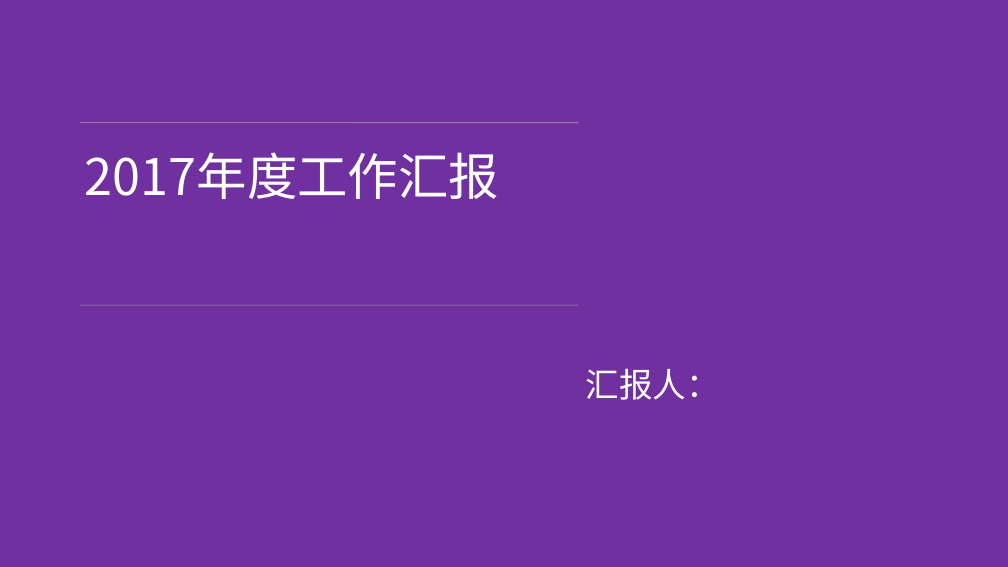
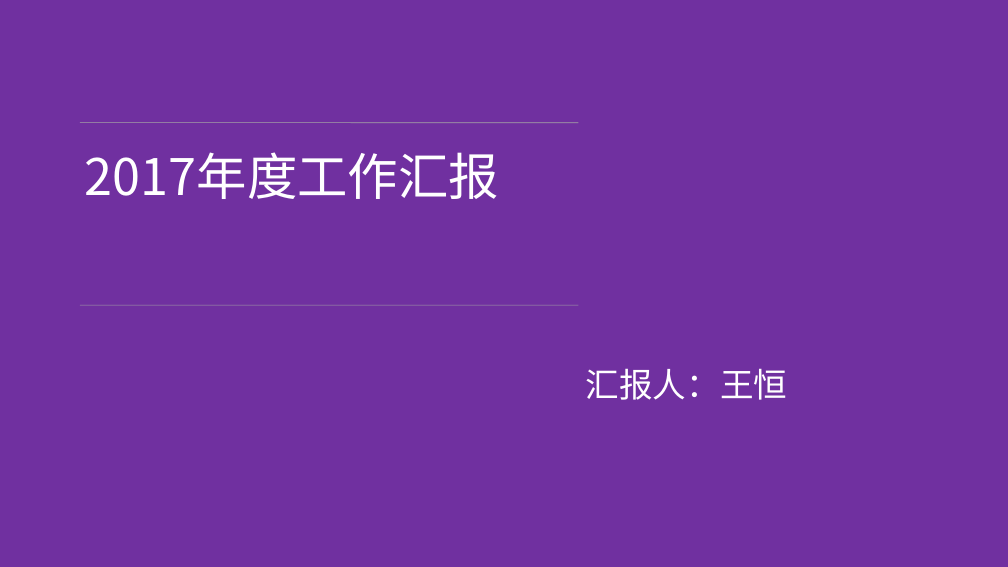
Before and after one commit to hilockman/bookmark-backup, a slide deck: slide 1 of document/company/2017年度工作汇报_姓名.ppt. Drawn at 1008x567 pixels with LibreOffice and Linux fonts; fonts in the diff are those of the drawing. Boxes give left, top, right and bottom in pixels: in the first picture for what was removed or moved away, otherwise in the second. Text is boxed around its words. In the diff, an @@ line names an element or a change of style, - is before the commit and + after.

```diff
--- a/document/company/2017年度工作汇报_姓名.ppt
+++ b/document/company/2017年度工作汇报_姓名.ppt
@@ text at (x1=586, y1=368, x2=788, y2=400): text changed @@
-汇报人：
+汇报人：王恒
```
Also in this commit, not shown: 2 other slides changed, 3 other files.
